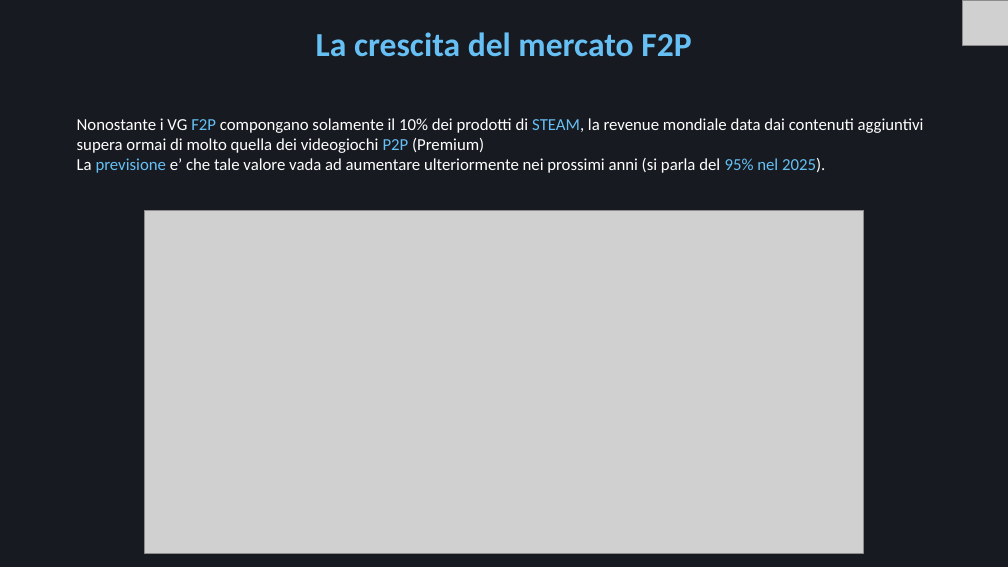
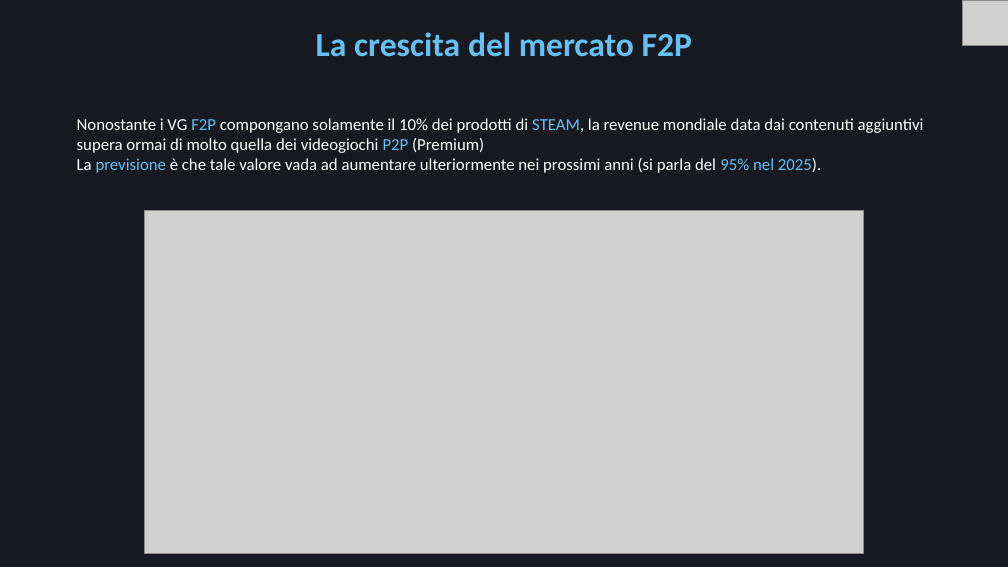
Before and after one commit to Mora11231/VisualizzazioneScientifica, a slide deck: slide 15 of Steam.pptx. Drawn at 1008x567 pixels with LibreOffice and Linux fonts; fonts in the diff are those of the drawing; grey boxes stand for pictures. Boxes give left, top, right and bottom in pixels: in the first picture for what was removed or moved away, otherwise in the second. Text is boxed around its words. In the diff, an @@ line names an element or a change of style, - is before the commit and + after.

```diff
--- a/Steam.pptx
+++ b/Steam.pptx
@@ text at (77, 158, 821, 173): text changed @@
-La previsione e’ che tale valore vada ad aumentare ulteriormente nei prossimi anni (si parla del 95% nel 2025).
+La previsione è che tale valore vada ad aumentare ulteriormente nei prossimi anni (si parla del 95% nel 2025).
```
Also in this commit, not shown: 11 other slides changed.
